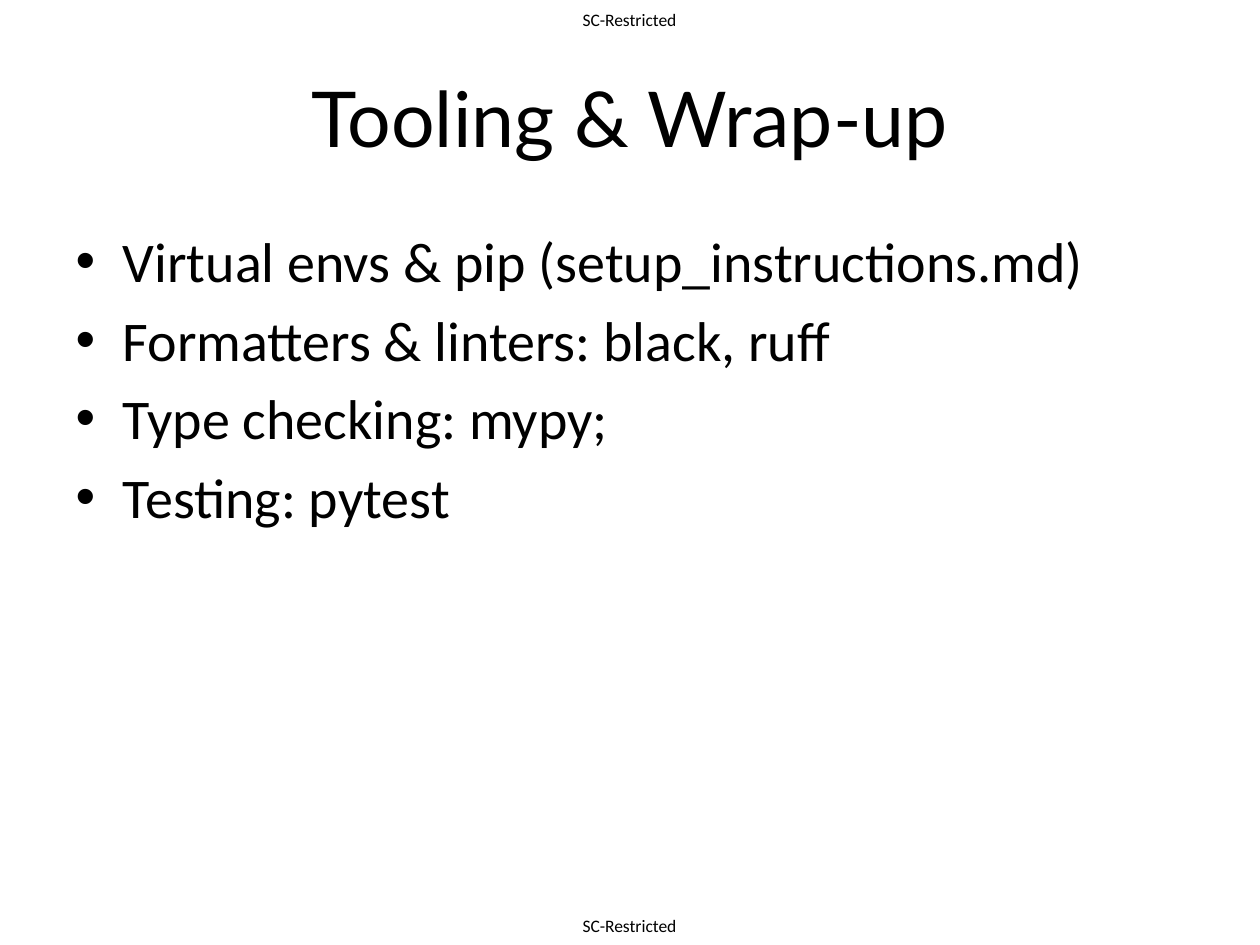
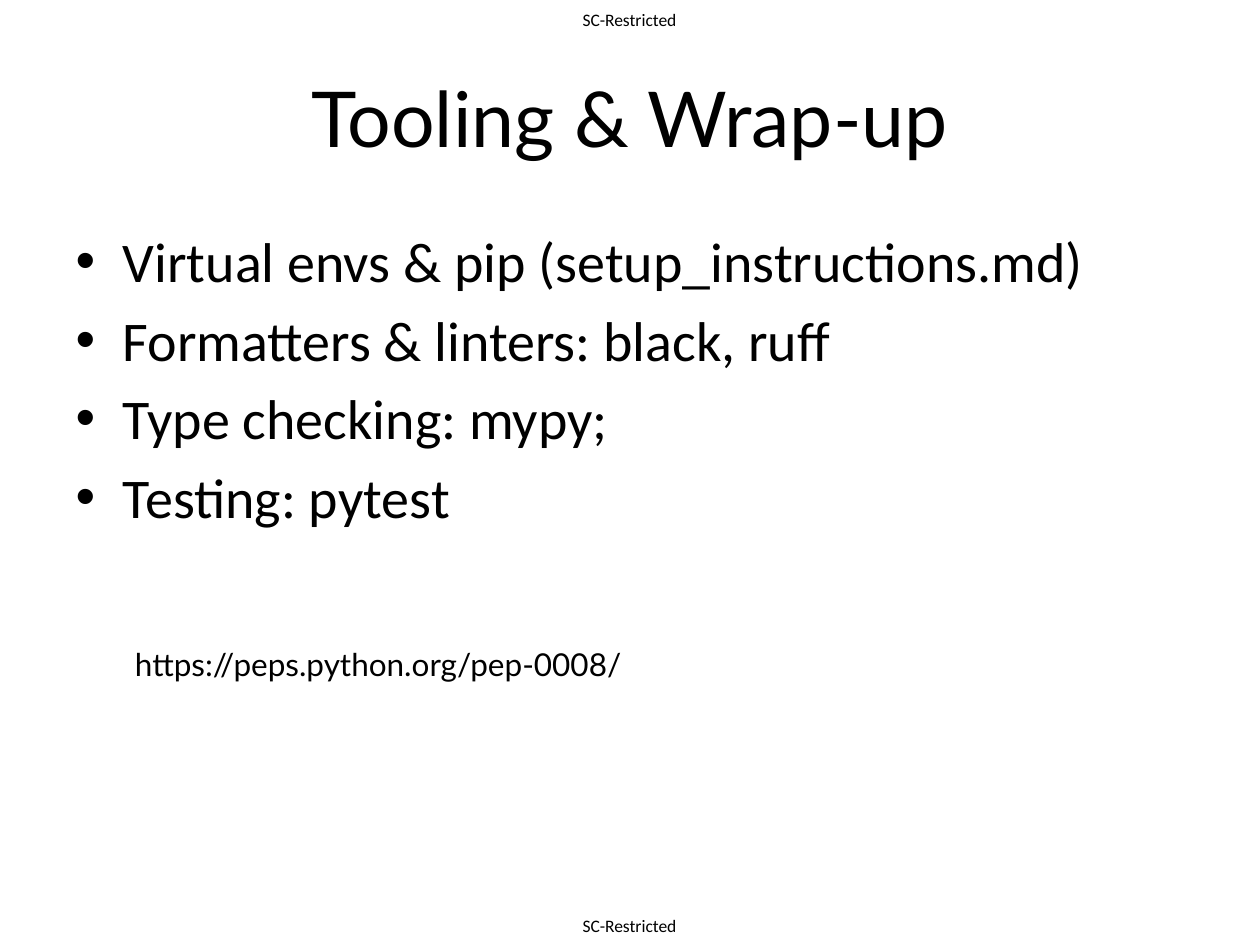
Before and after one commit to dollyagarwal/python-workshop, a slide deck: slide 10 of slides/python_workshop.pptx (slide 9 before the commit). Drawn at 1260x945 pixels with LibreOffice and Linux fonts; fonts in the diff are those of the drawing. Boxes give left, top, right and bottom in pixels: in the first picture for what was removed or moved away, otherwise in the second. Text is boxed around its words. In the diff, an @@ line names an element or a change of style, - is before the commit and + after.

```diff
--- a/slides/python_workshop.pptx
+++ b/slides/python_workshop.pptx
@@ text added at (135, 652, 621, 682), 18 pt, text #000000 @@
+https://peps.python.org/pep-0008/
```
Also in this commit, not shown: 1 other slide changed, 1 slide added, 4 other files.
